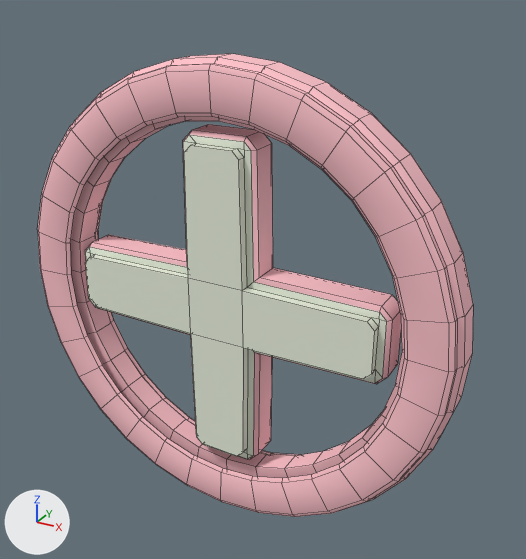
The Blender file modelsrc/KaydemonLP/MegaHealth/FUCK.blend, before and after one commit.
The view is the same before and after, from a camera (50 mm lens) standing at (44.2, -71.8, 75.9) and looking at (3.1, 3.0, 38.5). The axes (+X, +Y, +Z) are drawn at lower left. The lights are the same throughout. Mesh edges are drawn as thin lines. The same objects are shown in both versions, whatever each file hides.

The first picture shows 'pickup_powerup_megahealth'.
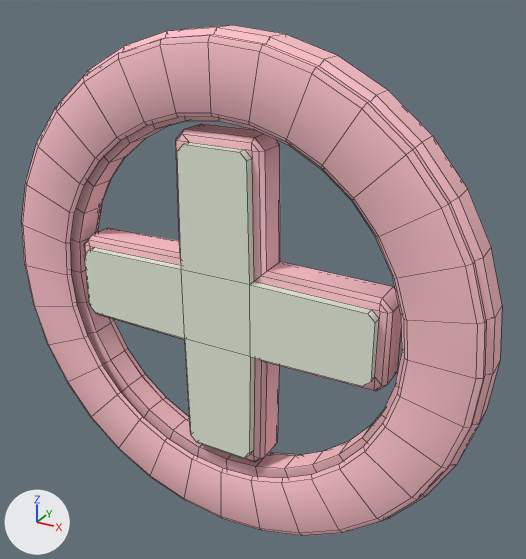
The edits, one by one:
me_plane is used by ob_pickup_powerup_megahealth; location (0.0, -0.1, 35.8); rotation (1.571, 0.0, 0.0), in degrees (90, 0, 0); scale (0.911, 0.911, 0.911).
me_plane had 652 vertices, 642 faces and spanned x -33.3..33.3, y -33.3..33.3, z -4.0..3.8.
me_plane now has 652 vertices, 642 faces and spans x -36.7..36.7, y -36.7..36.7, z -4.0..3.8.
me_plane part 1: 428 of 652 vertices moved; they spanned x -33.3..33.3, y -33.3..33.3, z -4.0..3.8 and now span x -36.7..36.7, y -36.7..36.7, z -4.0..3.8; mean shift (0.0, 0.0, 0.0); largest move (30.8, -12.8, 1.8) -> (33.9, -14.0, 1.8).

Location of each change, (x1, y1, x2, y2) in pixels of the pictures (526 x 559 px):
'pickup_powerup_megahealth', reshaped (10% wider, 10% taller): before (37, 54, 473, 517); after (21, 25, 502, 536)
